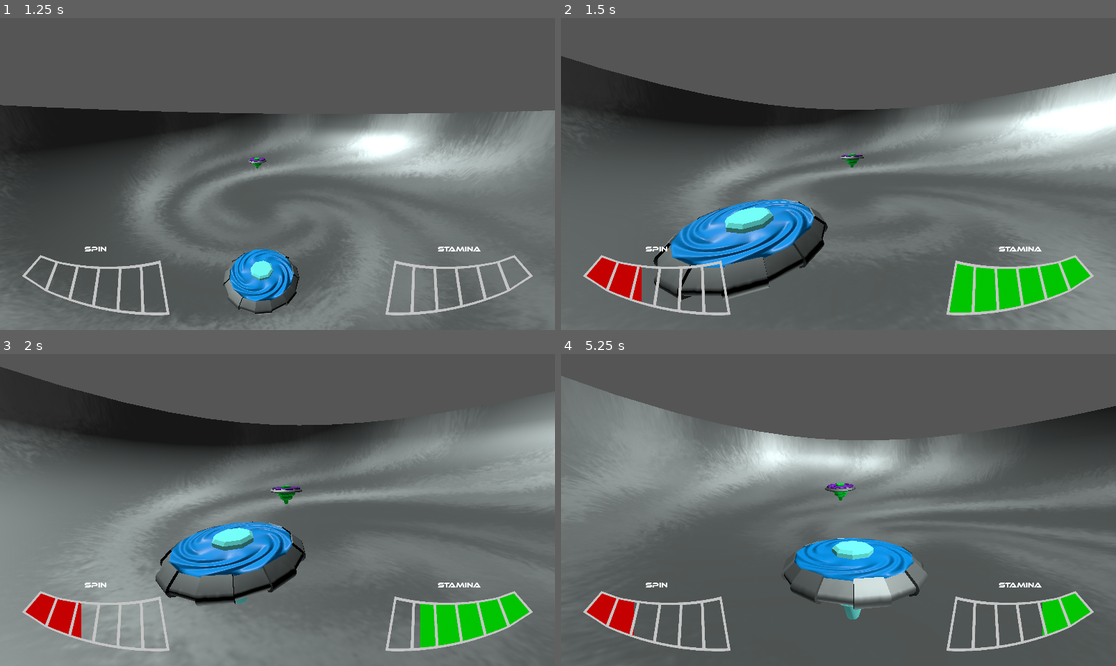
Above: before the commit, frames 1-4 (two rows, left to right).
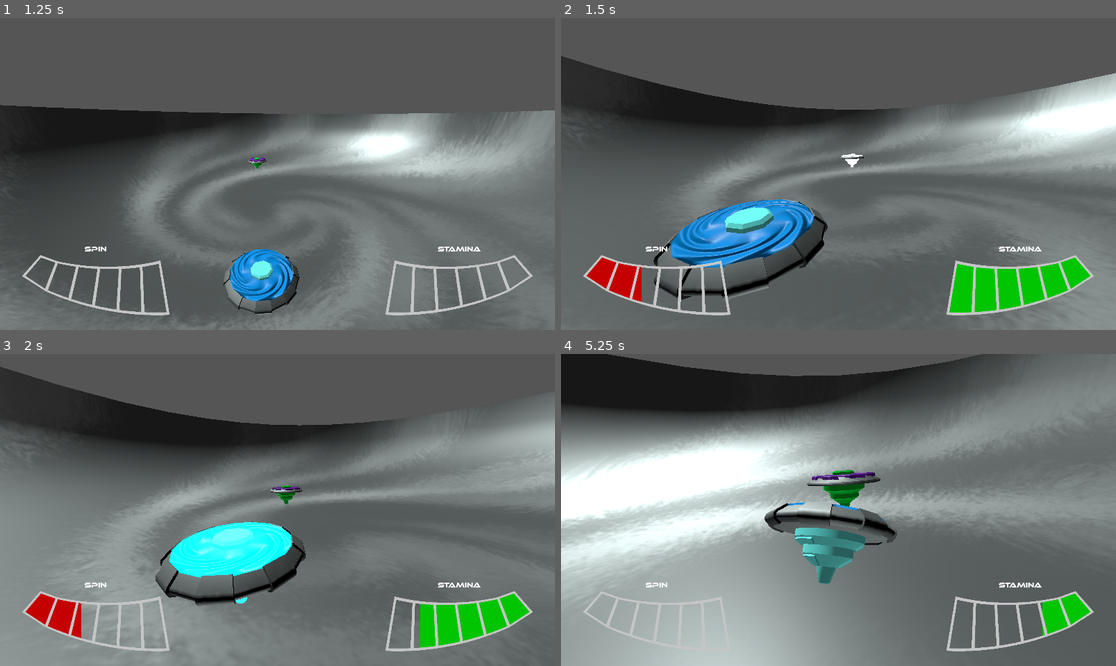
Above: after the commit, the same moments.

Repository: StudentLoanCyclone/StudentLoanCyclone
Game: Godot game, scene res://main.tscn
Two runs of this game, one before a commit and one after it. Both use one fixed random seed, a clock stepped at 60 frames per second and the inputs below.
Inputs (mouse positions are in pixels of both pictures, inside the frame that each line leads up to):
- Up to frame 1 (1.25 s): tap Enter at 0.5 s; move the mouse to (399, 158) at 0.52 s; hold Right mouse button (defend) from 0.53 s (still down)
- Up to frame 2 (1.5 s): move the mouse to (727, 189) at 1.27 s; release Right mouse button (defend) at 1.28 s; click (727, 189) at 1.35 s
- Up to frame 3 (2 s): right-click (166, 525) at 1.55 s
- Up to frame 4 (5.25 s): move the mouse to (894, 441) at 2.02 s; hold Right mouse button (defend) 2.03-2.78 s; move the mouse to (810, 572) at 2.77 s; right-click (810, 572) at 2.85 s; move the mouse to (1005, 556) at 3.52 s; press the mouse at (1005, 556) at 3.53 s; right-click (1005, 556) at 3.8 s; move the mouse to (672, 463) at 4.27 s; release the mouse at (672, 463) at 4.28 s; right-click (672, 463) at 4.35 s; move the mouse to (866, 510) at 5.02 s; hold Right mouse button (defend) from 5.03 s (still down)

Frame 1 is identical in both runs. In frame 2, less than 0.1% of the frame differs, in the area x 50-55%, y 43-48%; in frame 3, 2.7%; in frame 4, 68%, in the area x 0-100%, y 0-100%.

Commit message:
Added visual glow indicator for when player or enemy are blocking, clamped player and enemy velocity to avoid overly high speeds and clipping through the bowl.

Diff:
--- a/student-loan-cyclone/asset/spinner1/s1_metal.tres
+++ b/student-loan-cyclone/asset/spinner1/s1_metal.tres
@@ -10,5 +10,7 @@
 metallic = 1.0
 metallic_texture = ExtResource("2_xiogi")
 roughness_texture = ExtResource("4_aby3w")
+emission_enabled = true
+emission_energy_multiplier = 16.0
 normal_enabled = true
 normal_texture = ExtResource("3_sd417")
--- a/student-loan-cyclone/asset/spinner1/s1_plastic.tres
+++ b/student-loan-cyclone/asset/spinner1/s1_plastic.tres
@@ -12,5 +12,7 @@
 metallic_specular = 0.18
 metallic_texture = ExtResource("2_rojso")
 roughness_texture = ExtResource("4_jt017")
+emission_enabled = true
+emission_energy_multiplier = 16.0
 normal_enabled = true
 normal_texture = ExtResource("3_jtvtp")
--- a/student-loan-cyclone/asset/spinner1/s1_trim.tres
+++ b/student-loan-cyclone/asset/spinner1/s1_trim.tres
@@ -10,5 +10,7 @@
 metallic = 1.0
 metallic_texture = ExtResource("2_8jprs")
 roughness_texture = ExtResource("4_ndrlh")
+emission_enabled = true
+emission_energy_multiplier = 16.0
 normal_enabled = true
 normal_texture = ExtResource("3_fxm3s")
--- a/student-loan-cyclone/asset/spinner2/s2_metal.tres
+++ b/student-loan-cyclone/asset/spinner2/s2_metal.tres
@@ -11,5 +11,7 @@
 metallic = 1.0
 metallic_texture = ExtResource("2_x84mr")
 roughness_texture = ExtResource("4_h6q1g")
+emission_enabled = true
+emission_energy_multiplier = 16.0
 normal_enabled = true
 normal_texture = ExtResource("3_sinp8")
--- a/student-loan-cyclone/asset/spinner2/s2_plastic.tres
+++ b/student-loan-cyclone/asset/spinner2/s2_plastic.tres
@@ -12,5 +12,7 @@
 metallic = 1.0
 metallic_texture = ExtResource("2_qq3js")
 roughness_texture = ExtResource("4_1bjyu")
+emission_enabled = true
+emission_energy_multiplier = 16.0
 normal_enabled = true
 normal_texture = ExtResource("3_a1p0p")
--- a/student-loan-cyclone/asset/spinner2/s2_trim.tres
+++ b/student-loan-cyclone/asset/spinner2/s2_trim.tres
@@ -11,5 +11,7 @@
 metallic = 1.0
 metallic_texture = ExtResource("2_uuihw")
 roughness_texture = ExtResource("4_0m33b")
+emission_enabled = true
+emission_energy_multiplier = 16.0
 normal_enabled = true
 normal_texture = ExtResource("3_k0gt0")
--- a/student-loan-cyclone/cyclone.gd
+++ b/student-loan-cyclone/cyclone.gd
@@ -24,6 +24,8 @@
 @export var plastic1 : MeshInstance3D
 @export var plastic2 : MeshInstance3D
 @export var trim : MeshInstance3D
+
+var defence_state = false
 
 
 # Called when the node enters the scene tree for the first time.
@@ -53,6 +55,9 @@
 	apply_torque(correction_torque)
 
 	linear_velocity.y = clampf(linear_velocity.y,-200, 30)
+
+	linear_velocity.x = clampf(linear_velocity.x,-15, 15)
+	linear_velocity.z = clampf(linear_velocity.z,-15, 15)
 
 	current_stamina = move_toward(current_stamina, 100.0, 10.0 * delta)
 	current_stamina = clamp(current_stamina + (5.0 * delta), 0.0, 100.0)
@@ -116,6 +121,22 @@
 		target.apply_central_impulse(distance.normalized() * 500)
 		target.current_spin -= abs(current_spin) * 0.02
 
+	var trim_colour = trim.get_surface_override_material(0).albedo_color
+
+	plastic1.get_surface_override_material(0).emission = trim_colour
+	plastic2.get_surface_override_material(0).emission = trim_colour
+	trim.get_surface_override_material(0).emission = trim_colour
+
+	defence_state = true
+
+	await get_tree().create_timer(0.5).timeout
+
+	plastic1.get_surface_override_material(0).emission = Color()
+	plastic2.get_surface_override_material(0).emission = Color()
+	trim.get_surface_override_material(0).emission = Color()
+
+	defence_state = false
+
 
 
 func _on_area_3d_body_entered(body): #for detection
--- a/student-loan-cyclone/cyclone_enemy.gd
+++ b/student-loan-cyclone/cyclone_enemy.gd
@@ -29,7 +29,7 @@
 enum State {ATTACK, DEFEND, IDLE}
 var state := State.IDLE
 
-
+var defence_state
 
 
 # Called when the node enters the scene tree for the first time.
@@ -65,6 +65,9 @@
 	apply_torque(correction_torque)
 
 	linear_velocity.y = clampf(linear_velocity.y,-200, 30)
+
+	linear_velocity.x = clampf(linear_velocity.x,-15, 15)
+	linear_velocity.z = clampf(linear_velocity.z,-15, 15)
 
 	current_stamina = move_toward(current_stamina, 100.0, 10.0 * delta)
 	current_stamina = clamp(current_stamina + (5.0 * delta), 0.0, 100.0)
@@ -138,6 +141,22 @@
 			#this is the same as recieve impact but eh
 			target.apply_central_impulse(distance.normalized() * 500)
 			target.current_spin -= abs(current_spin) * 0.02
+
+		var trim_colour = trim.get_surface_override_material(0).albedo_color
+
+		plastic1.get_surface_override_material(0).emission = trim_colour
+		plastic2.get_surface_override_material(0).emission = trim_colour
+		trim.get_surface_override_material(0).emission = trim_colour
+
+		defence_state = true
+
+		await get_tree().create_timer(0.5).timeout
+
+		plastic1.get_surface_override_material(0).emission = Color()
+		plastic2.get_surface_override_material(0).emission = Color()
+		trim.get_surface_override_material(0).emission = Color()
+
+		defence_state = false
 
 
 
